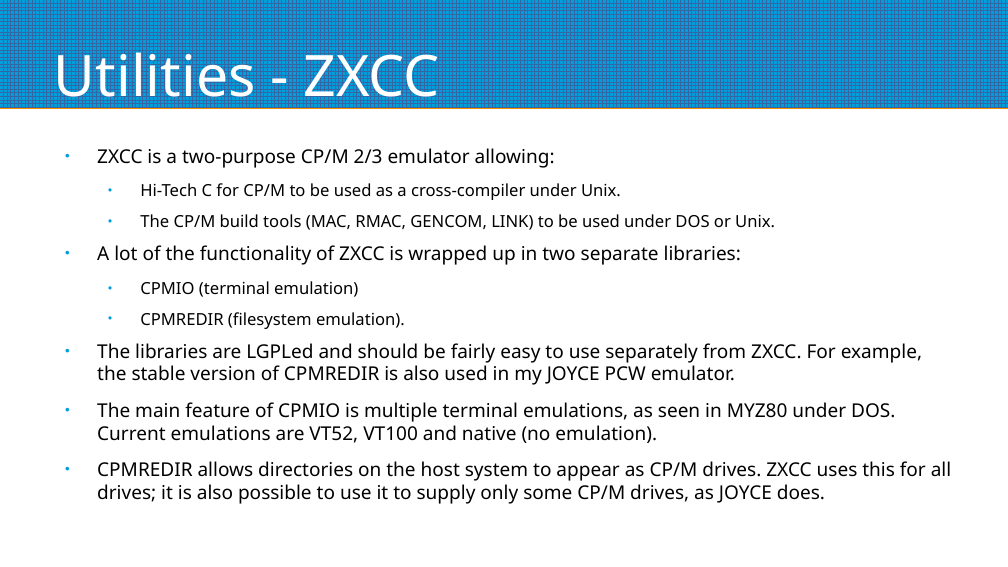
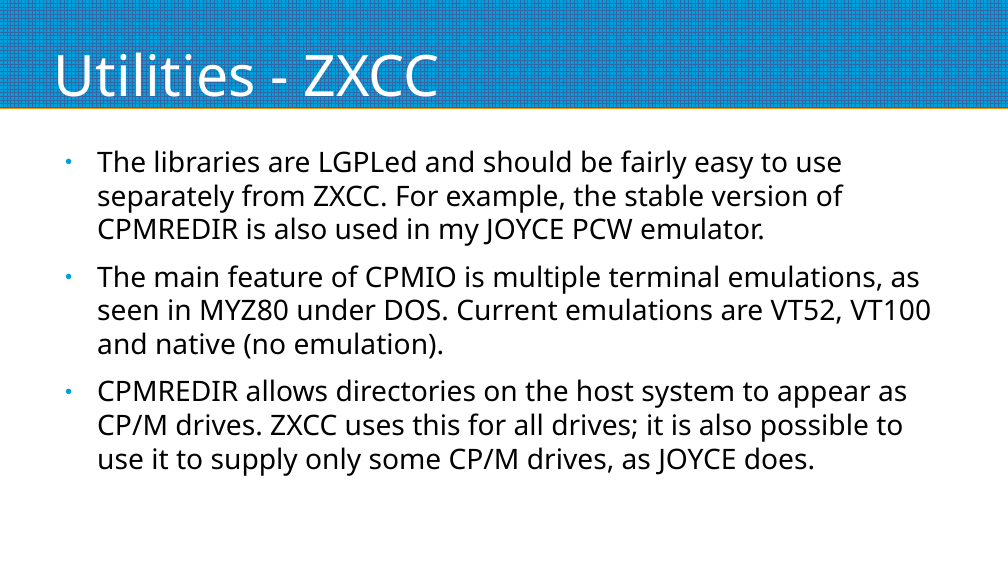
Before and after one commit to mggates39/Programming-With-CPM, a slide deck: slide 67 of CPM_Programming_Slides.odp (slide 60 before the commit). Drawn at 1008x567 pixels with LibreOffice and Linux fonts; fonts in the diff are those of the drawing. Boxes give left, top, right and bottom in pixels: in the first picture for what was removed or moved away, otherwise in the second. Text is boxed around its words. In the diff, an @@ line names an element or a change of style, - is before the commit and + after.

```diff
--- a/CPM_Programming_Slides.odp
+++ b/CPM_Programming_Slides.odp
@@ text "The libraries are LGPLed and ..." at [97,150,931,476]: size 15 to 22.2 pt @@
@@ text at [97,148,775,329]: paragraphs removed @@
-● ZXCC is a two-purpose CP/M 2/3 emulator allowing:
-  ● Hi-Tech C for CP/M to be used as a cross-compiler under Unix.
-  ● The CP/M build tools (MAC, RMAC, GENCOM, LINK) to be used under DOS or Unix.
-● A lot of the functionality of ZXCC is wrapped up in two separate libraries:
-  ● CPMIO (terminal emulation)
-  ● CPMREDIR (filesystem emulation).
```
Also in this commit, not shown: 11 other slides changed, 7 slides added, 2 other files.
